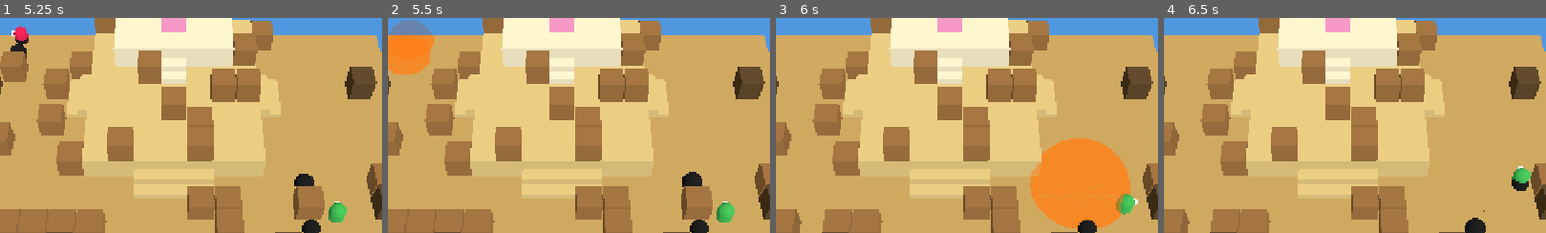
Above: before the commit, frames 1-4 (left to right).
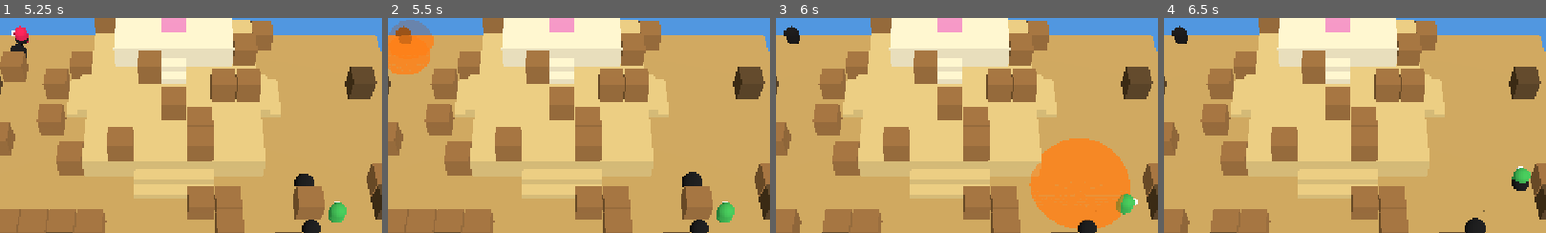
Above: after the commit, the same moments.

Repository: PaulDoazan/bomberman
Game: Godot game, scene res://src/ui/settings_screen.tscn
The game is run twice, just before and just after one commit, with the same random seed, the same clock (stepped at 60 frames per second) and the same inputs.
Inputs (mouse positions are % of the whole screen's width and height, from its top left):
- Up to frame 1 (5.25 s): click "Jouer" at 0.5 s; move the mouse to (72, 45) at 1.27 s; hold Right (move_right) 1.28-2.03 s; hold Right mouse button (action) 1.28-2.03 s; click (72, 45) at 1.42 s; move the mouse to (30, 55) at 2.02 s; hold Down (move_down) 2.03-2.78 s; click (30, 55) at 2.1 s; move the mouse to (60, 28) at 2.77 s; hold Right (move_right) 2.78-3.53 s; hold Space (place_bomb) 2.78-3.53 s; move the mouse to (45, 70) at 3.52 s; hold Up (move_up) 3.53-4.28 s; right-click (45, 70) at 3.6 s; click (45, 70) at 3.67 s; move the mouse to (80, 65) at 4.27 s; press the mouse at (80, 65) at 4.28 s; hold Left (move_left) from 4.28 s (still down); move the mouse to (20, 35) at 5.02 s; release the mouse at (20, 35) at 5.03 s; tap Space (place_bomb) at 5.1 s
- Up to frame 2 (5.5 s): keep holding Left (move_left)
- Up to frame 3 (6 s): move the mouse to (55, 50) at 5.77 s; release Left (move_left) at 5.78 s; hold Down (move_down) from 5.78 s (still down); hold Right mouse button (action) from 5.78 s (still down); click (55, 50) at 5.92 s
- Up to frame 4 (6.5 s): keep holding Down (move_down); keep holding Right mouse button (action)
The pictures show only the part of the screen within x 27-77%, y 16-66%; the shares and areas given below are measured in that part.

Frame 1 is identical in both runs. In frame 2, 0.3% of the frame differs, in the area x 2-7%, y 3-12%; in frame 3, 0.3%; in frame 4, 0.3%.

Commit message:
Leave a charred body for a few seconds after a blast death
Players now remember the cause of their last death. When it is an
explosion, the view leaves a black copy of the body where they died,
which fades out after 2.5 s.

Co-Authored-By: Claude Opus 5.5 (1M context) <noreply@anthropic.com>
Claude-Session: https://claude.ai/code/session_01VPhps17NVn3uxQFaWV6rT5

Diff:
--- a/src/game/actors_view.gd
+++ b/src/game/actors_view.gd
@@ -8,6 +8,9 @@
 const STAR_ORBIT := 0.4
 const STAR_HEIGHT := 1.05
 const STAR_SPIN := 6.0 # radians per second
+const CORPSE_TIME := 2.5 # seconds a burnt body stays on screen
+const CORPSE_FADE := 0.6 # last part of CORPSE_TIME, spent fading out
+const CORPSE_COLOR := Color(0.06, 0.05, 0.05)
 
 class PlayerNode:
 	extends Node3D
@@ -19,11 +22,13 @@
 	var mat: StandardMaterial3D
 	var y_smooth := 0.0
 	var placed := false
+	var seen_death := -1 # died_tick already handled, so each death leaves one body
 
 var _players: Dictionary = {} # id -> PlayerNode
 var _bombs: Dictionary = {} # id -> MeshInstance3D
 var _blocks_flying: Dictionary = {} # FlyingObject instance id -> MeshInstance3D
 var _domes: Dictionary = {} # Explosion instance id -> MeshInstance3D
+var _corpses: Array[Dictionary] = [] # {node: Node3D, mat: StandardMaterial3D, born: float}
 
 var _capsule := CapsuleMesh.new()
 var _nose_mesh := BoxMesh.new()
@@ -71,6 +76,9 @@
 		for n: Node3D in d.values():
 			n.queue_free()
 		d.clear()
+	for c: Dictionary in _corpses:
+		c["node"].queue_free()
+	_corpses.clear()
 	_tracks.clear()
 
 func _ready() -> void:
@@ -172,6 +180,7 @@
 	_sync_bombs(world)
 	_sync_flying(world)
 	_sync_explosions(world)
+	_sync_corpses()
 
 func _sync_players(world: World, match_state: MatchState) -> void:
 	for id: int in _players.keys():
@@ -184,7 +193,12 @@
 		var n: PlayerNode = _players.get(id, null)
 		if n == null:
 			n = _make_player(mp.color if mp != null else Color.WHITE)
+			n.seen_death = p.died_tick
 			_players[id] = n
+		if p.died_tick != n.seen_death:
+			n.seen_death = p.died_tick
+			if p.death_cause == "explosion":
+				_spawn_corpse(Vector3(p.pos.x, n.y_smooth, p.pos.y), p.aim)
 		var ghost := p.life == PlayerState.Life.GHOST
 		n.visible = p.life != PlayerState.Life.WAITING_RESPAWN
 		var thrown := p.carried_by == Carry.THROWN
@@ -226,6 +240,38 @@
 		n.held_bomb.visible = p.held == PlayerState.Held.BOMB
 		n.held_block.visible = p.held == PlayerState.Held.BLOCK
 
+# A charred, black copy of the body left where a player was blown up; it fades out after a while.
+func _spawn_corpse(at: Vector3, aim: Vector2i) -> void:
+	var mat := StandardMaterial3D.new()
+	mat.albedo_color = CORPSE_COLOR
+	mat.roughness = 1.0
+	var node := Node3D.new()
+	var body := _mesh(_capsule, mat)
+	body.position.y = 0.45
+	var nose := _mesh(_nose_mesh, mat)
+	var look := Vector2(aim).normalized() * 0.3
+	nose.position = Vector3(look.x, 0.6, look.y)
+	node.add_child(body)
+	node.add_child(nose)
+	node.position = at
+	add_child(node)
+	_corpses.append({"node": node, "mat": mat, "born": _time})
+
+func _sync_corpses() -> void:
+	var kept: Array[Dictionary] = []
+	for c: Dictionary in _corpses:
+		var age: float = _time - c["born"]
+		if age >= CORPSE_TIME:
+			c["node"].queue_free()
+			continue
+		var fade := clampf((CORPSE_TIME - age) / CORPSE_FADE, 0.0, 1.0)
+		var mat: StandardMaterial3D = c["mat"]
+		if fade < 1.0:
+			mat.transparency = BaseMaterial3D.TRANSPARENCY_ALPHA
+			mat.albedo_color.a = fade
+		kept.append(c)
+	_corpses = kept
+
 func _flight_of(world: World, kind: int, ref_id: int) -> FlyingObject:
 	for f: FlyingObject in world.flying:
 		if f.kind == kind and f.ref_id == ref_id:
--- a/src/sim/player_state.gd
+++ b/src/sim/player_state.gd
@@ -14,6 +14,7 @@
 var invulnerable_timer := 0.0
 var stun_timer := 0.0
 var push_timer := 0.0 # time spent pushing against a bomb, for kicking
+var death_cause := "" # cause of the last death
 var held := Held.NONE
 var held_id := -1
 var carried_by := -1
--- a/src/sim/world.gd
+++ b/src/sim/world.gd
@@ -124,6 +124,7 @@
 	p.life = PlayerState.Life.GHOST
 	Ghosts.on_became_ghost(self, p)
 	p.died_tick = tick
+	p.death_cause = cause
 
 func _update_respawns() -> void:
 	for p: PlayerState in players.values():
@@ -310,6 +311,7 @@
 	Ghosts.end_possession(self, p)
 	p.lives -= 1
 	p.died_tick = tick
+	p.death_cause = cause
 	events.append({"type": "death", "id": id, "cause": cause})
 	if p.lives > 0:
 		p.life = PlayerState.Life.WAITING_RESPAWN
--- /dev/null
+++ b/tests/test_corpse_view.gd
@@ -0,0 +1,19 @@
+extends TestCase
+
+# A player blown up leaves a black body on screen for a few seconds; other deaths do not.
+func test_burnt_body_stays_then_disappears() -> void:
+	var ms := MatchState.new(SimConfig.new(), RandomNumberGenerator.new())
+	var view := ActorsView.new()
+	view._ready()
+	view.sync(ms.world, ms)
+	assert_eq(view._corpses.size(), 0, "pas de corps au départ")
+	ms.world.kill(0, "explosion")
+	view.sync(ms.world, ms)
+	assert_eq(view._corpses.size(), 1, "corps calciné")
+	ms.world.kill(1, "drown")
+	view.sync(ms.world, ms)
+	assert_eq(view._corpses.size(), 1, "pas de corps pour une noyade")
+	for _t in roundi(ActorsView.CORPSE_TIME * 30):
+		view.sync(ms.world, ms)
+	assert_eq(view._corpses.size(), 0, "le corps disparaît")
+	view.free()
Not shown, added: tests/test_corpse_view.gd.uid
Not shown, changed: docs/superpowers/specs/2026-10-26-bomberman-poc-solo-design.md
